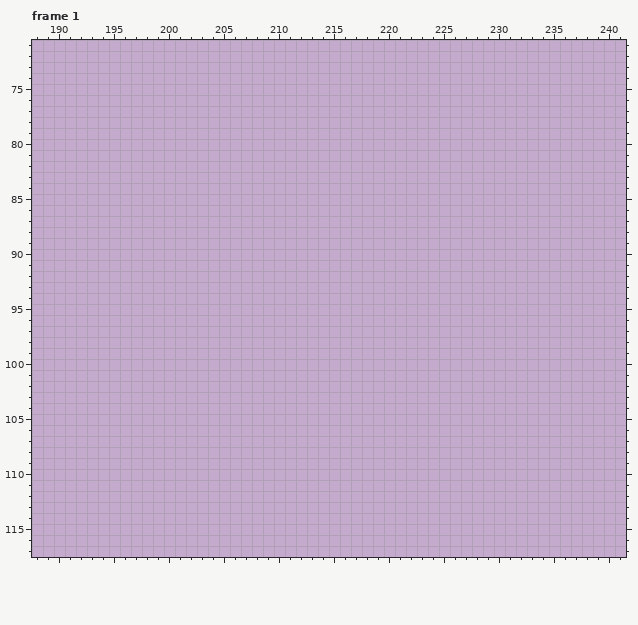
Two versions of one pixel-art file, globalgamejam/master-sprite-sheet.aseprite. The picture above is the old version.
256x144 pixels, 4 frames. Pixels under 10% opacity are left out. Colours within 5 levels of each other are drawn and written as one. Shown: frame 1: x 188..241, y 71..117. The commit also changed other frames or places, which this record leaves out.
The same view after the edit:
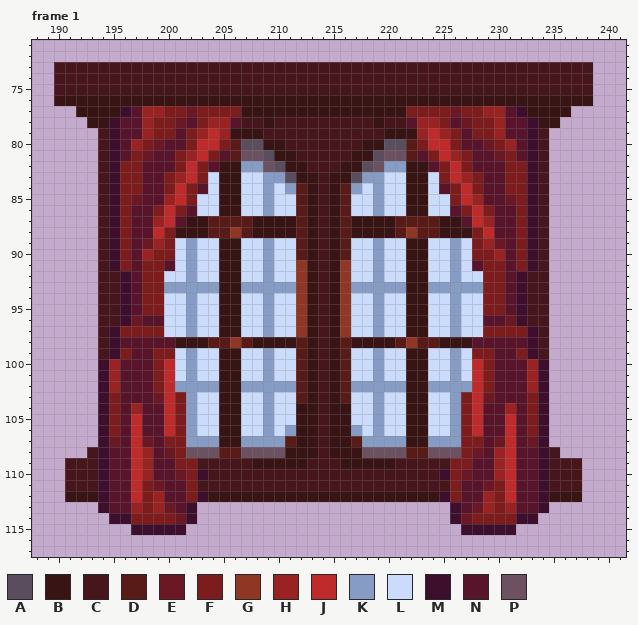
Palette (. is transparent): A #5a4d5e  B #391414  C #46161c  D #591b17  E #6a1824  F #7d1c1c  G #8f3624  H #992222  J #bf2b2b  K #879cc4  L #cbdbfc  M #3e0f2c  N #57142b  P #6c5160
The exact change:
Changed rows in their new state; - is an unchanged pixel.
Frame 1:
first column x 190:
 73 CCCCCCCCCCCCCCCCCCCCCCCCCCCCCCCCCCCCCCCCCCCCCCCCC
 74 CCCCCCCCCCCCCCCCCCCCCCCCCCCCCCCCCCCCCCCCCCCCCCCCC
 75 CCCCCCCCCCCCCCCCCCCCCCCCCCCCCCCCCCCCCCCCCCCCCCCCC
 76 BBBBBBBBBBBBBBBBBBBBBBBBBBBBBBBBBBBBBBBBBBBBBBBBB
 77 --BBBBMNHHFFEFFFFBBBBBBBBBBBBBBBFFFFEFFHHNMBBBB--
 78 ---BBMNNHFFENFHHNCCBCCCCCCCCCBCCNHHFNEFFHNNMBB---
 79 ----CMNNHFFNFHJHBBBCCCCCCCCCCCBBBHJHFNFFHNNMC----
 80 ----CMNHFENNFJJFDAABBCCCCCCCBBAADFJJFNNEFHNMC----
 81 ----CMNFENNFHJFNDPPABBCCCCCBBAPPDNFJHFNNEFNMC----
 82 ----CMFFNNNFJFNBBKKPABBCCCBBAPKKBBNFJFNNNFFMC----
 83 ----CMFFNNFHJFLBBLLKKABBCBBAKKLLBBLFJHFNNFFMC----
 84 ----CMFFNNFJFNLBBLLKLKDBCBDKLKLLBBLNFJFNNFFMC----
 85 ----CMFENNHJFLLBBLLKLLDBCBDLLKLLBBLLFJHNNEFMC----
 86 ----CMFNNFJFNLLBBLLKLLDBCBDLLKLLBBLLNFJFNNFMC----
 87 ----CMFNNHJNBBDDDDBBBBDBCBDBBBBDDDDBBNJHNNFMC----
 88 ----CMFNNJFBBBDDGDBBBBDBCBDBBBBDGDDBBBFJNNFMC----
 89 ----CMFNEHFLKLLBBLLKLLDBCBDLLKLLBBLLKLFHENFMC----
 90 ----CMFNHFFLKLLBBLLKLLDBCBDLLKLLBBLLKLFFHNFMC----
 91 ----CMFNFFNLKLLBBLLKLLGBCBGLLKLLBBLLKLNFFNFMC----
 92 ----CCMNFFLLKLLBBLLKLLGBCBGLLKLLBBLLKLLFFNMCC----
 93 ----CCMNFFKKKKKBBKKKKKGBCBGKKKKKBBKKKKKFFNMCC----
 94 ----CCMNFFLLKLLBBLLKLLGBCBGLLKLLBBLLKLLFFNMCC----
 95 ----CCMNFFLLKLLBBLLKLLGBCBGLLKLLBBLLKLLFFNMCC----
 96 ----CCMENNLLKLLBBLLKLLGBCBGLLKLLBBLLKLLNNEMCC----
 97 ----CMFFFFLLKLLBBLLKLLGBCBGLLKLLBBLLKLLFFFFMC----
 98 ----CMNNNNNBBBDDGDBBBBDBCBDBBBBDGDDBBBNNNNNMC----
 99 ----CMFNNFFLKLLBBLLKLLDBCBDLLKLLBBLLKLFFNNFMC----
100 ----MHNNNFJLKLLBBLLKLLDBCBDLLKLLBBLLKLJFNNNHM----
101 ----MHNNNFJLKLLBBLLKLLDBCBDLLKLLBBLLKLJFNNNHM----
102 ----MHNNNFJKKKKBBKKKKKDBCBDKKKKKBBKKKKJFNNNHM----
103 ----MFNNNEJFKLLBBLLKLLDBCBDLLKLLBBLLKFJENNNFM----
104 ----MFNHNNJFKLLBBLLKLLBBCBBLLKLLBBLLKFJNNHNFM----
105 ----MFNJNNJFKLLBBLLKLLBBCBBLLKLLBBLLKFJNNJNFM----
106 ----MFNJNNJFKLLBBLLKLKBBCBBKLKLLBBLLKFJNNJNFM----
107 ----MENJENFFKKKBBKKKKDBBCBBDKKKKBBKKKFFNEJNEM----
108 ---CMNNJHNEFPPPDDPPPPBBBCBBBPPPPDDPPPFENHJNNMC---
109 -CCCMNNJHNNFFCCCCCBBBBBCCCBBBBBCCCCCFFNNHJNNMCCC-
110 -CCCMNNJHNNEFMCCCCCCCCCCCCCCCCCCCCCMFENNHJNNMCCC-
111 -CCCMNNJFENNFCCCCCCCCCCCCCCCCCCCCCCCFNNEFJNNMCCC-
112 -BBBMNNJFHNNFMBBBBBBBBBBBBBBBBBBBBBMFNNHFJNNMBBB-
113 ----MNNHFHENM-----------------------MNEHFHNNM----
114 -----MMFFFFEM-----------------------MEFFFFMM-----
115 -------MMMMM-------------------------MMMMM-------
Changed places in both pictures, as pixel boxes (x1, y1, x2, y2):
added: (54, 62, 593, 535)
